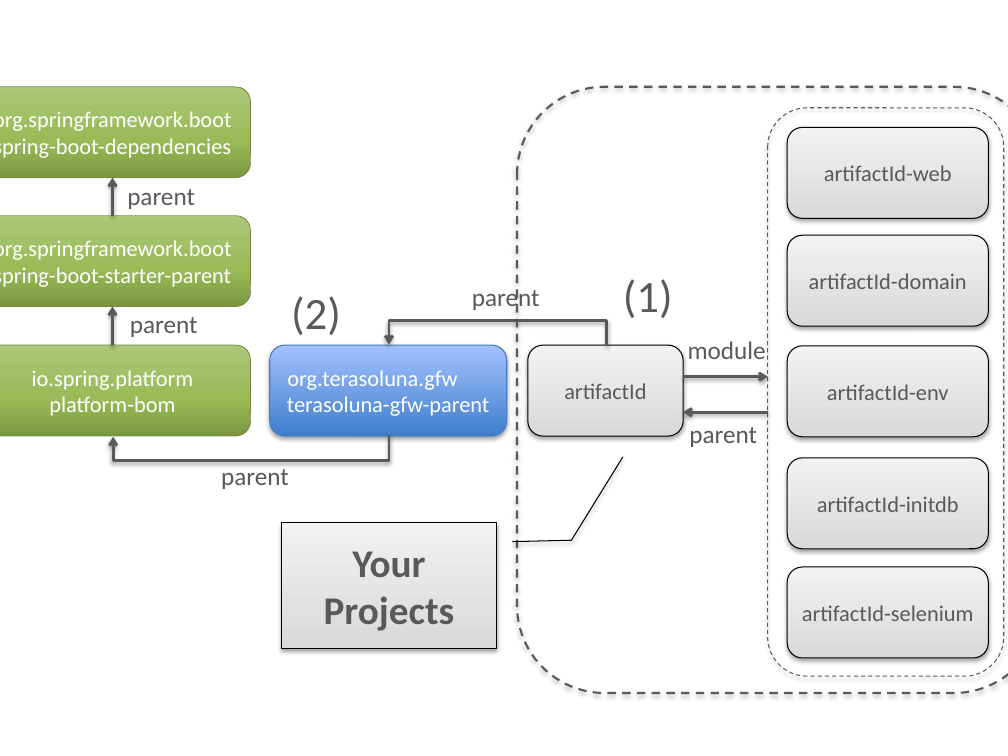
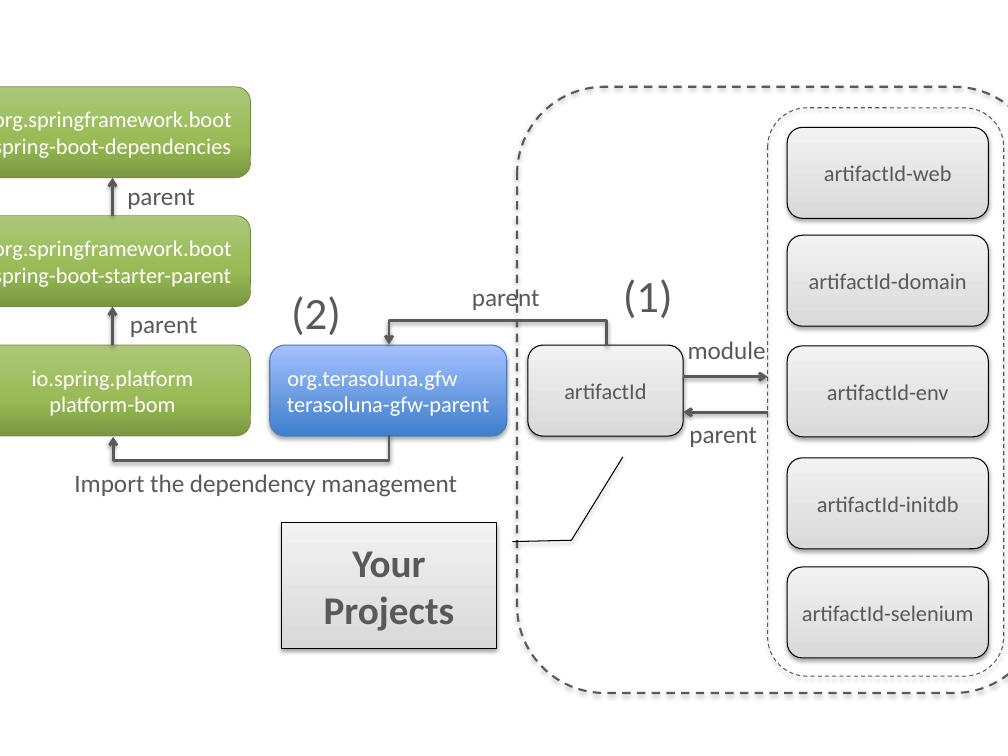
Before and after one commit to garbagetown/guideline, a slide deck: slide 2 of source/ImplementationAtEachLayer/images_CreateWebApplicationProject/materialCreateWebApplicationProject.pptx. Drawn at 1008x756 pixels with LibreOffice and Linux fonts; fonts in the diff are those of the drawing. Boxes give left, top, right and bottom in pixels: in the first picture for what was removed or moved away, otherwise in the second. Text is boxed around its words. In the diff, an @@ line names an element or a change of style, - is before the commit and + after.

```diff
--- a/source/ImplementationAtEachLayer/images_CreateWebApplicationProject/materialCreateWebApplicationProject.pptx
+++ b/source/ImplementationAtEachLayer/images_CreateWebApplicationProject/materialCreateWebApplicationProject.pptx
@@ text at (x1=74, y1=474, x2=457, y2=497): text changed @@
-parent
+Import the dependency management
```
Also in this commit, not shown: 3 other files.
